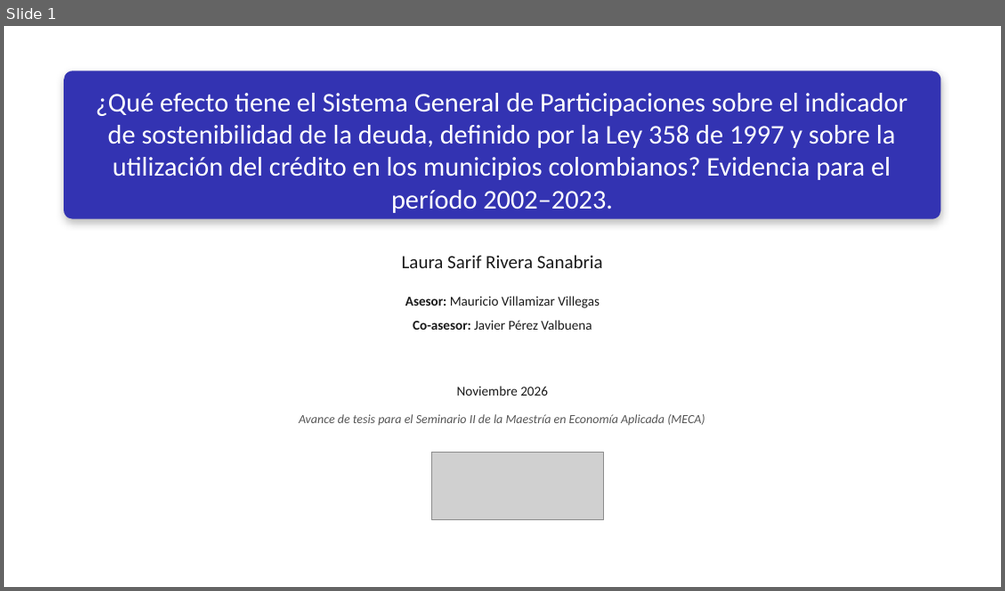
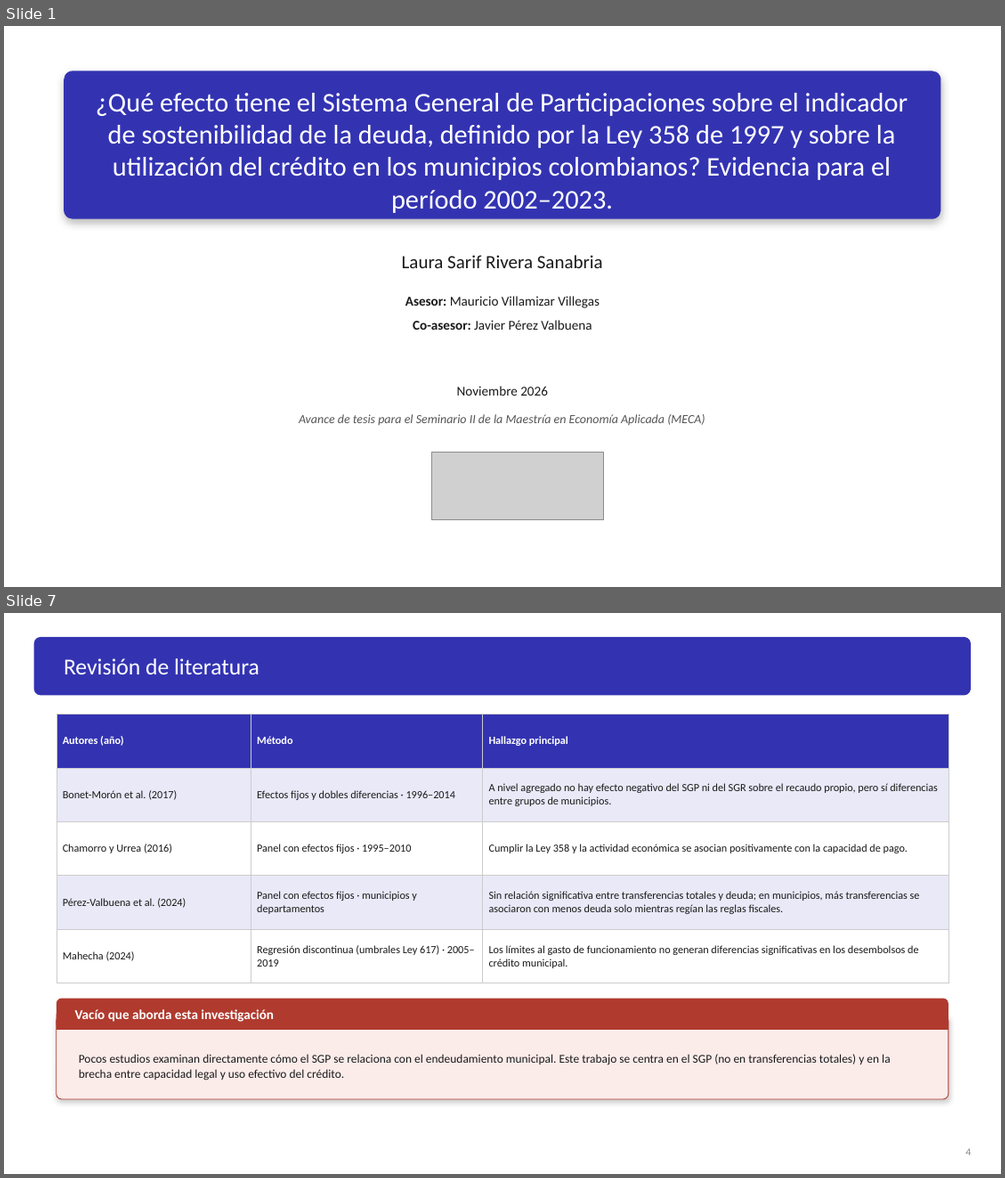
Before and after one commit to Laurarivera34/TESIS_MECA, a slide deck: docs/slides/asesores/Presentación_LauraRivera.pptx. Shown one above the other, each under a label of ours: slide 1 before the commit, slides 1 and 7 after it; the slides between them are not shown. The pictures are 1005x591 and 1005x1178 pixels, drawn with LibreOffice and Linux fonts; fonts in the diff are those of the drawing; grey boxes stand for pictures. Boxes give left, top, right and bottom in pixels: in the first picture for what was removed or moved away, otherwise in the second. Text is boxed around its words. In the diff, an @@ line names an element or a change of style, - is before the commit and + after.

```diff
--- a/docs/slides/asesores/Presentación_LauraRivera.pptx
+++ b/docs/slides/asesores/Presentación_LauraRivera.pptx
@@ slide 7 added at bbox=[4, 613, 1001, 1174], background #FFFFFF @@
@@ rounded rectangle added at bbox=[34, 637, 971, 695], fill #3333B2 @@
@@ text added at bbox=[64, 658, 259, 674], 22 pt, text #FFFFFF @@
+Revisión de literatura
@@ table added at bbox=[57, 714, 948, 983], 5 rows, 3 columns @@
+Autores (año) | Método | Hallazgo principal
+Bonet-Morón et al. (2017) | Efectos fijos y dobles diferencias · 1996–2014 | A nivel agregado no hay efecto negativo del SGP ni del SGR sobre el recaudo propio, pero sí diferencias entre grupos de municipios.
+Chamorro y Urrea (2016) | Panel con efectos fijos · 1995–2010 | Cumplir la Ley 358 y la actividad económica se asocian positivamente con la capacidad de pago.
+Pérez-Valbuena et al. (2024) | Panel con efectos fijos · municipios y departamentos | Sin relación significativa entre transferencias totales y deuda; en municipios, más transferencias se asociaron con menos deuda solo mientras regían las reglas fiscales.
+Mahecha (2024) | Regresión discontinua (umbrales Ley 617) · 2005–2019 | Los límites al gasto de funcionamiento no generan diferencias significativas en los desembolsos de crédito municipal.
@@ rounded rectangle added at bbox=[57, 998, 948, 1030], fill #B03A2E @@
@@ text added at bbox=[75, 1009, 274, 1022], 13 pt, text #FFFFFF, bold @@
+Vacío que aborda esta investigación
@@ rounded rectangle added at bbox=[57, 1015, 948, 1099], fill #FBECEA, outline #B03A2E 0.75 pt @@
@@ rectangle added at bbox=[57, 1013, 948, 1030], fill #B03A2E @@
@@ text added at bbox=[79, 1054, 890, 1080], 11.5 pt, text #1A1A1A @@
+Pocos estudios examinan directamente cómo el SGP se relaciona con el endeudamiento municipal. Este trabajo se centra en el SGP (no en transferencias totales) y en la brecha entre capacidad legal y uso efectivo del crédito.
@@ text added at bbox=[965, 1148, 971, 1155], 10 pt, text #888888 @@
+4
```
Also in this commit, not shown: 12 slides changed, 16 other slides added, 17 slides removed, 7 other files.
